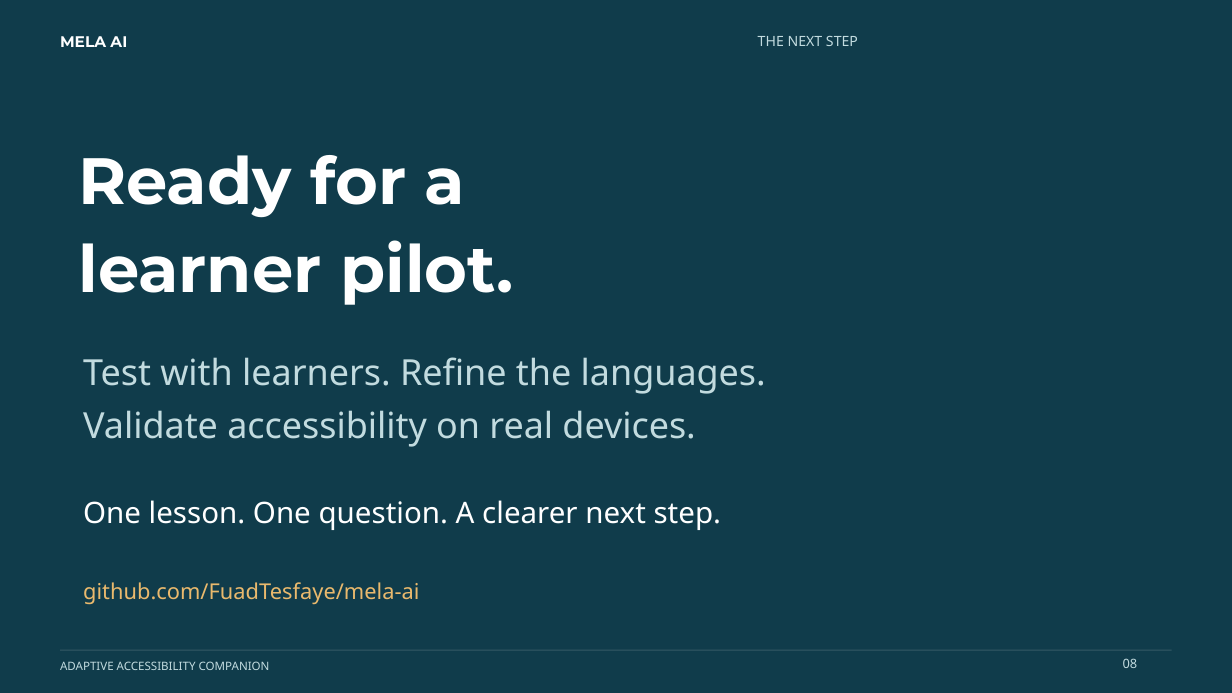
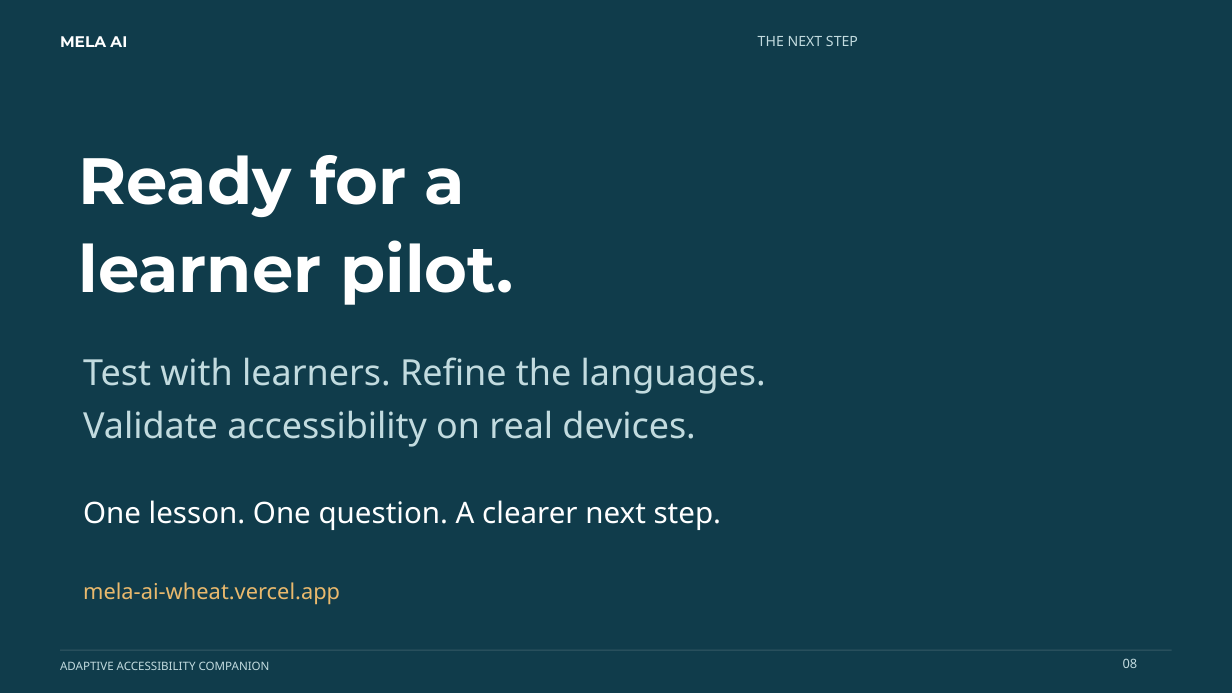
Before and after one commit to FuadTesfaye/mela-ai, a slide deck: slide 8 of docs/presentation/MELA-AI-Project-Overview.pptx. Drawn at 1232x693 pixels with LibreOffice and Linux fonts; fonts in the diff are those of the drawing. Boxes give left, top, right and bottom in pixels: in the first picture for what was removed or moved away, otherwise in the second. Text is boxed around its words. In the diff, an @@ line names an element or a change of style, - is before the commit and + after.

```diff
--- a/docs/presentation/MELA-AI-Project-Overview.pptx
+++ b/docs/presentation/MELA-AI-Project-Overview.pptx
@@ text at box(83, 582, 340, 605): text changed @@
-github.com/FuadTesfaye/mela-ai
+mela-ai-wheat.vercel.app
```
Also in this commit, not shown: 3 other slides changed, 1 slide added, 1 slide removed, 21 other files.
